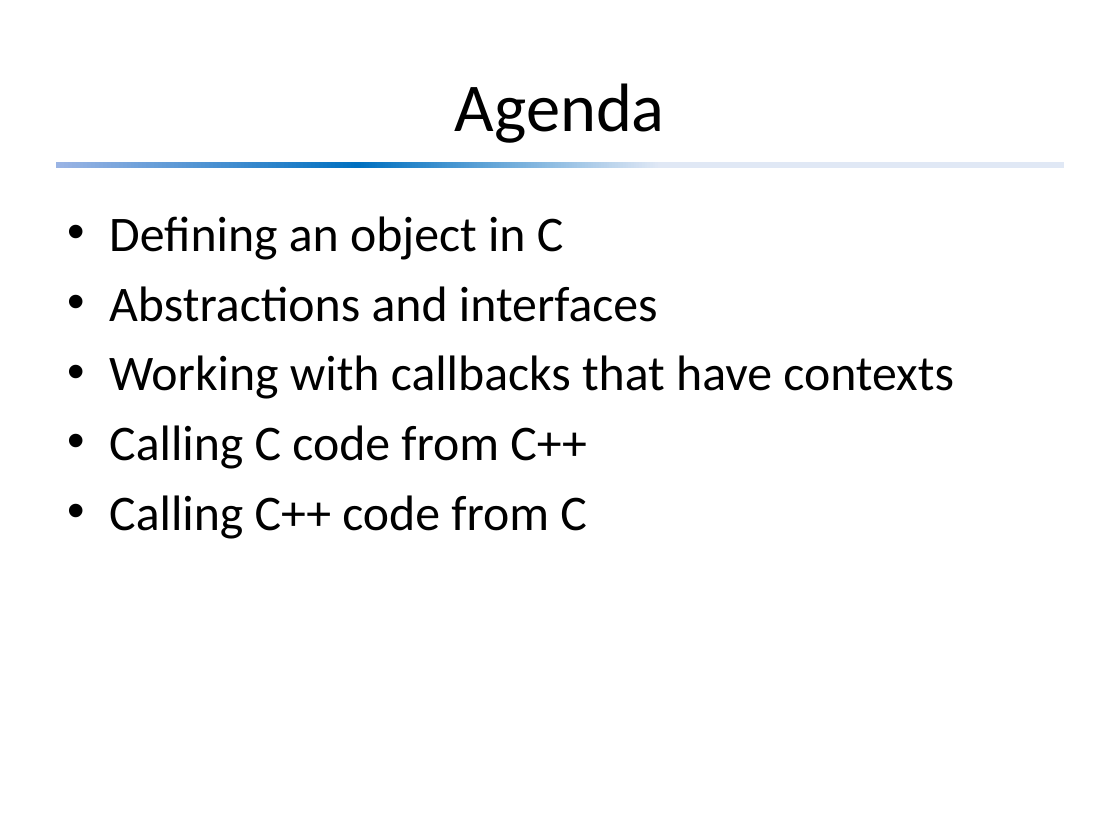
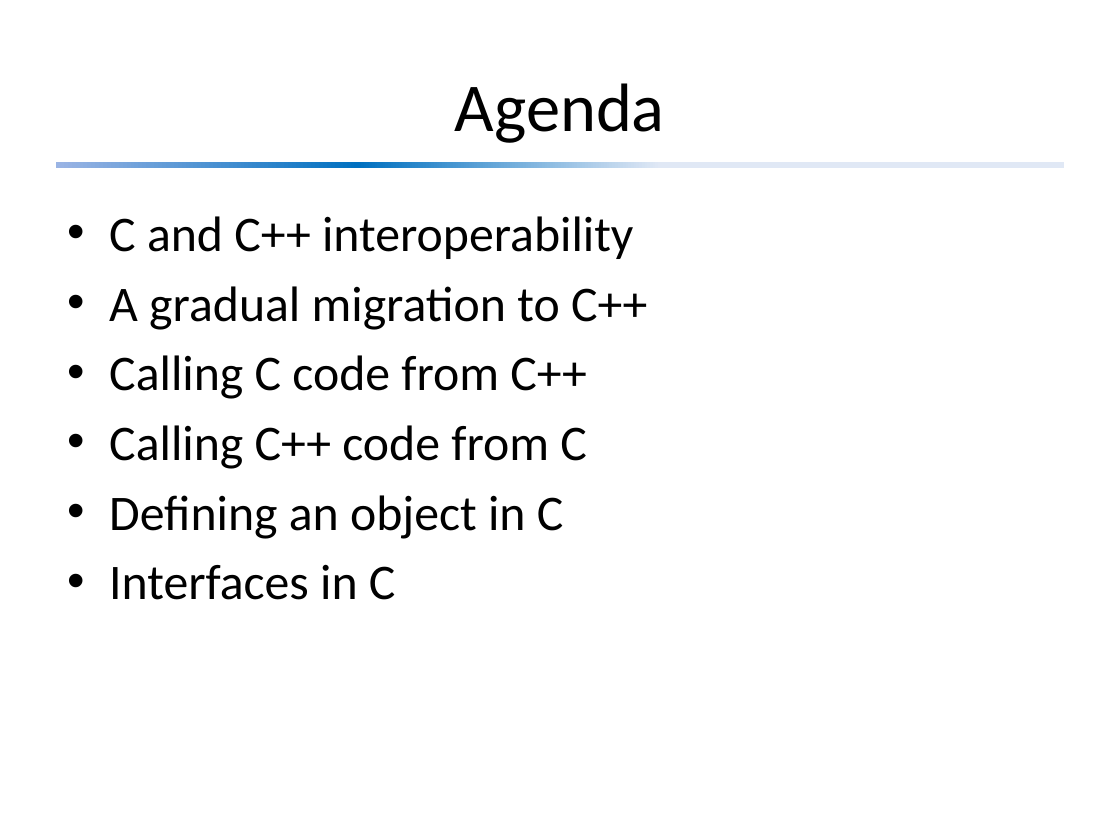
Before and after one commit to david-sackstein/solid-c-cpp, a slide deck: slide 3 of Module 5 - Object Oriented Design and C.pptx. Drawn at 1120x840 pixels with LibreOffice and Linux fonts; fonts in the diff are those of the drawing. Boxes give left, top, right and bottom in pixels: in the first picture for what was removed or moved away, otherwise in the second. Text is boxed around its words. In the diff, an @@ line names an element or a change of style, - is before the commit and + after.

```diff
--- a/Module 5 - Object Oriented Design and C.pptx
+++ b/Module 5 - Object Oriented Design and C.pptx
@@ text at (109, 216, 647, 330): text changed @@
-• Defining an object in C
-• Abstractions and interfaces
-• Working with callbacks that have contexts
+• C and C++ interoperability
+• A gradual migration to C++
@@ text at (109, 495, 564, 600): paragraphs added @@
+• Defining an object in C
+• Interfaces in C
```
Also in this commit, not shown: 2 other slides changed, 6 slides added, 2 slides removed.
